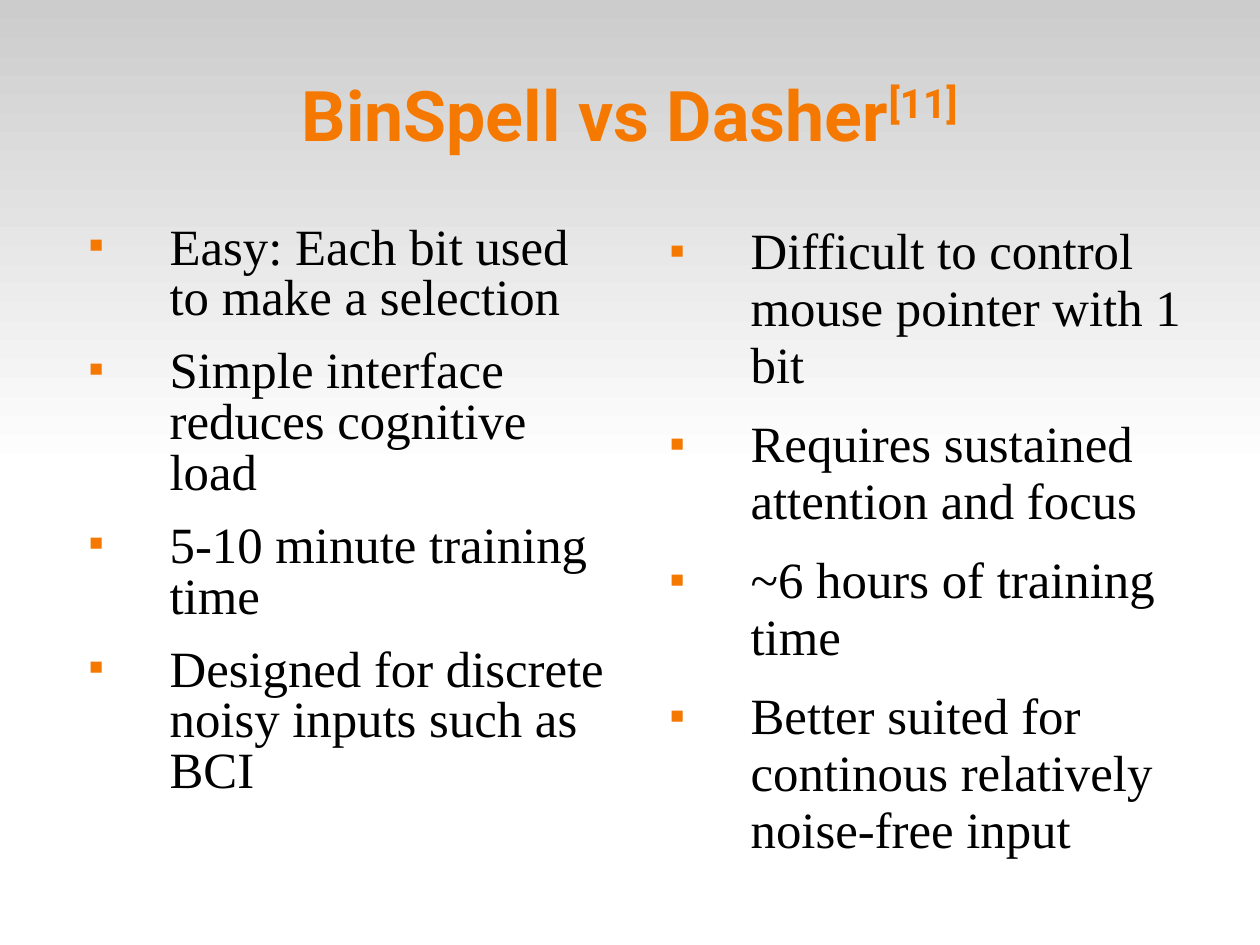
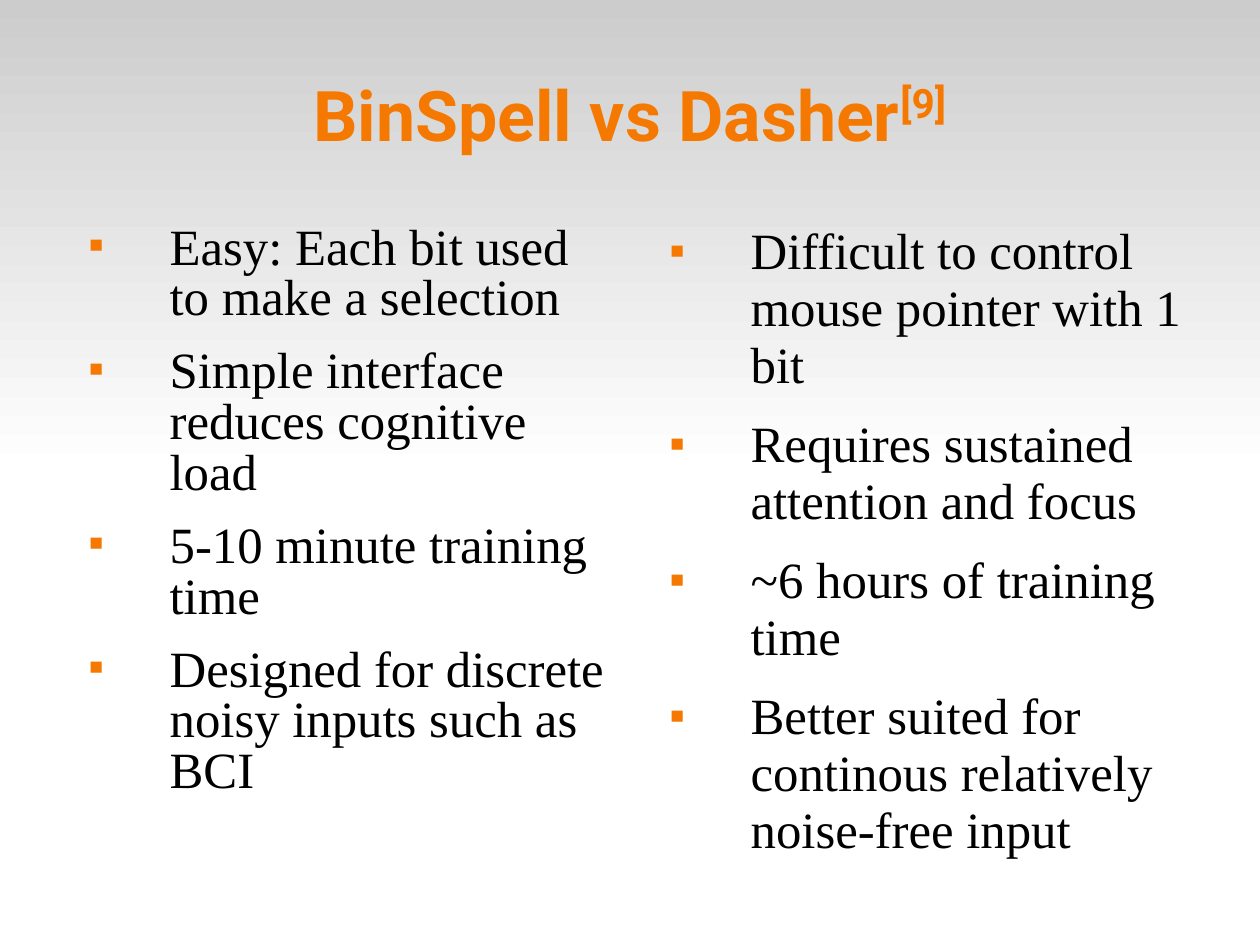
Before and after one commit to abdullah38rcc/BCI-Virtual-Keyboard, a slide deck: slide 16 of master's/docs/virtKey.ppt. Drawn at 1260x945 pixels with LibreOffice and Linux fonts; fonts in the diff are those of the drawing. Boxes give left, top, right and bottom in pixels: in the first picture for what was removed or moved away, otherwise in the second. Text is boxed around its words. In the diff, an @@ line names an element or a change of style, - is before the commit and + after.

```diff
--- a/master's/docs/virtKey.ppt
+++ b/master's/docs/virtKey.ppt
@@ title at box(313, 84, 946, 155): text changed @@
-BinSpell vs Dasher[11]
+BinSpell vs Dasher[9]
```
Also in this commit, not shown: 8 other slides changed, 1 slide added, 1 slide removed.
